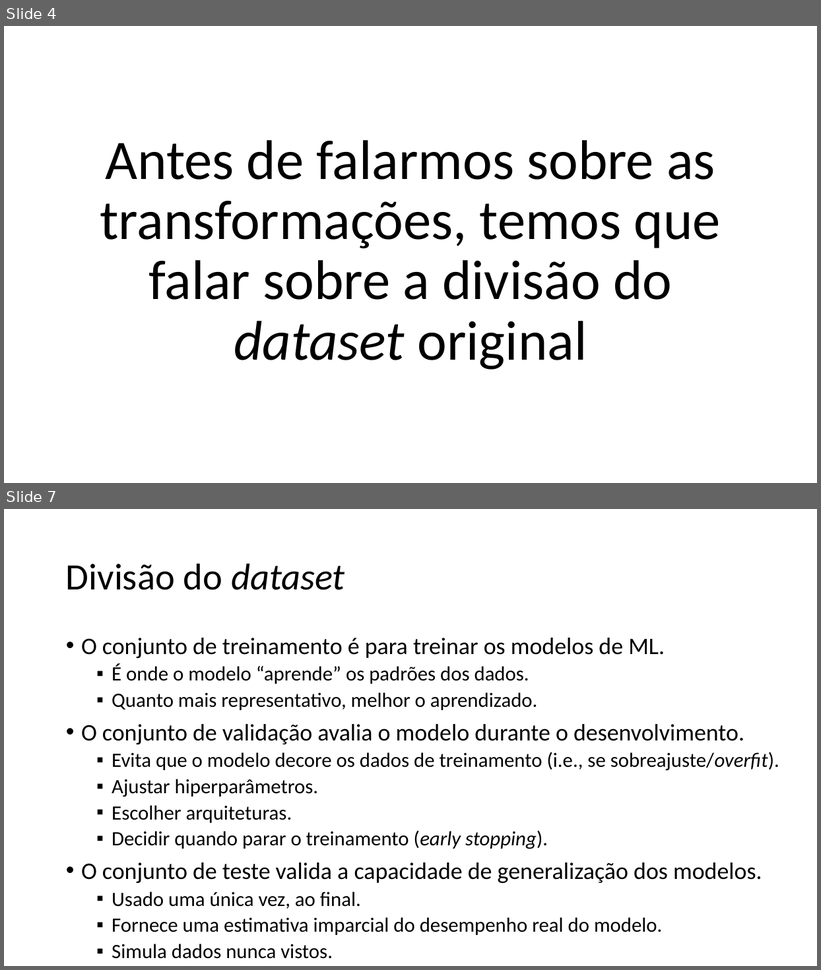
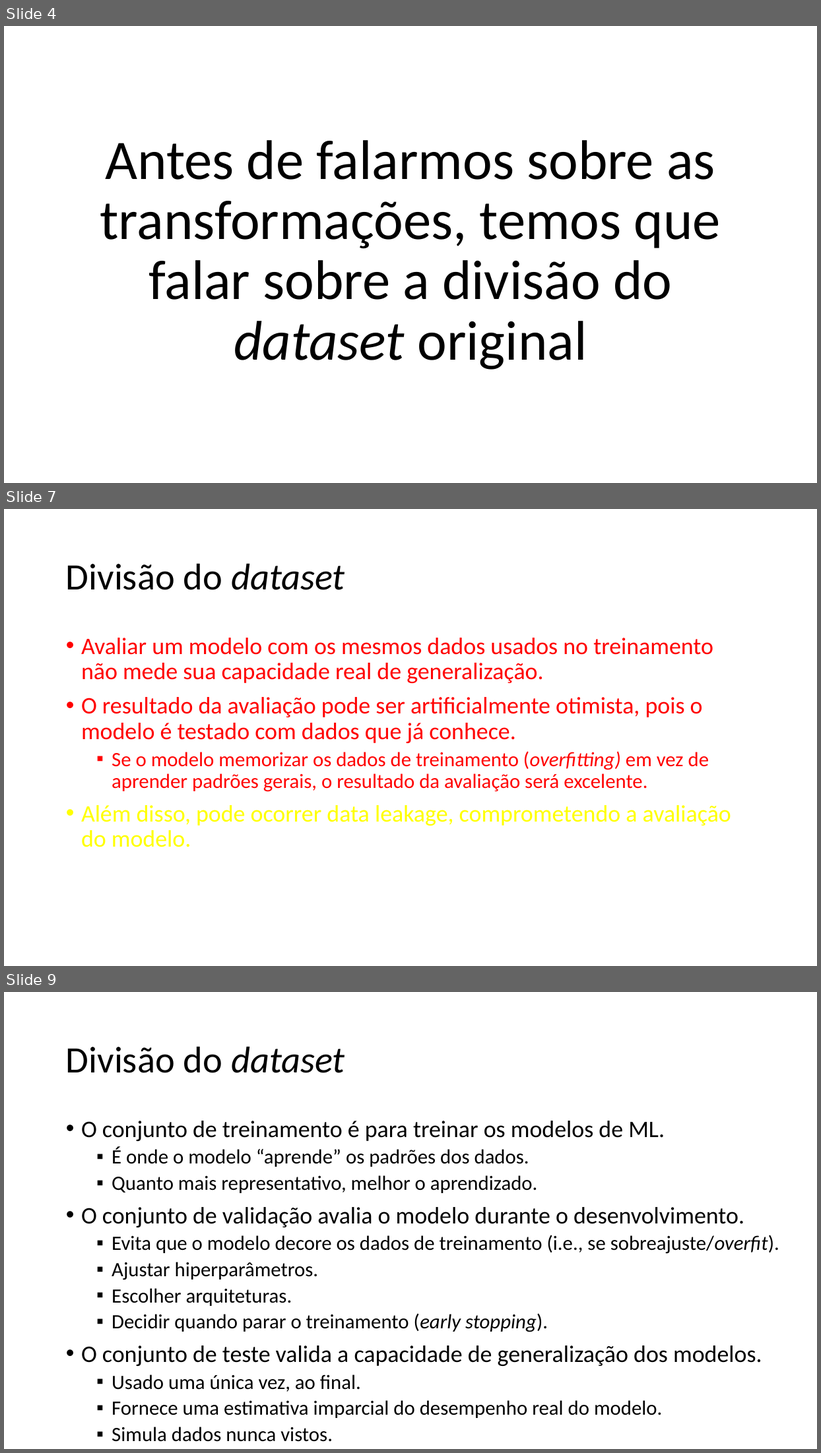
Before and after one commit to zz4fap/c24_inteligencia_artificial, a slide deck: slides/C24_Transformações.pptx. Shown one above the other, each under a label of ours: slides 4 and 7 before the commit, slides 4, 7 and 9 after it; the slides between them are not shown. The pictures are 821x970 and 821x1453 pixels, drawn with LibreOffice and Linux fonts; fonts in the diff are those of the drawing. Boxes give left, top, right and bottom in pixels: in the first picture for what was removed or moved away, otherwise in the second. Text is boxed around its words. In the diff, an @@ line names an element or a change of style, - is before the commit and + after.

```diff
--- a/slides/C24_Transformações.pptx
+++ b/slides/C24_Transformações.pptx
@@ slide 7 added at (x1=4, y1=509, x2=817, y2=966), background #FFFFFF @@
@@ title added at (x1=66, y1=563, x2=345, y2=590), 44 pt, text #000000 @@
+Divisão do dataset
@@ text added at (x1=81, y1=638, x2=731, y2=848), 28 pt, text #FF0000 @@
+• Avaliar um modelo com os mesmos dados usados no treinamento não mede sua capacidade real de generalização.
+• O resultado da avaliação pode ser artificialmente otimista, pois o modelo é testado com dados que já conhece.
+  ▪ Se o modelo memorizar os dados de treinamento (overfitting) em vez de aprender padrões gerais, o resultado da avaliação será excelente.
+• Além disso, pode ocorrer data leakage, comprometendo a avaliação do modelo.
@@ what was slide 7 is now slide 9 @@
```
Also in this commit, not shown: 2 slides changed, 1 other slide added.
